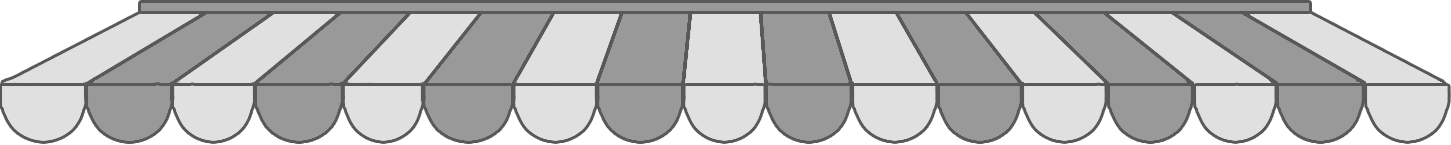
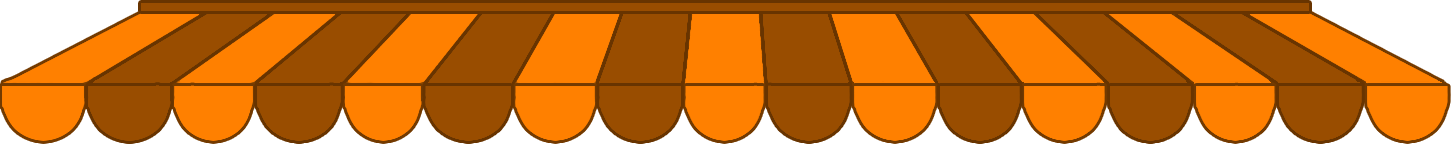
Layers edited between the first and the second (1451, 145) image:
pixels changed over (x1=0, y1=0, x2=1451, y2=144) (layer not identified)
